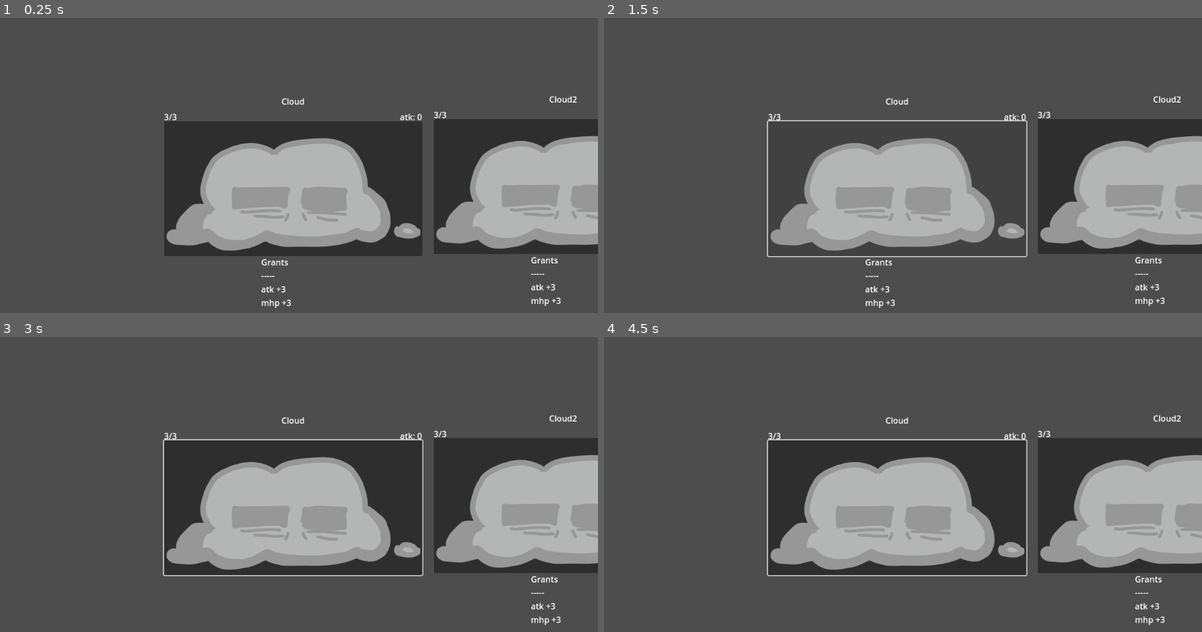
Above: before the commit, frames 1-4 (two rows, left to right).
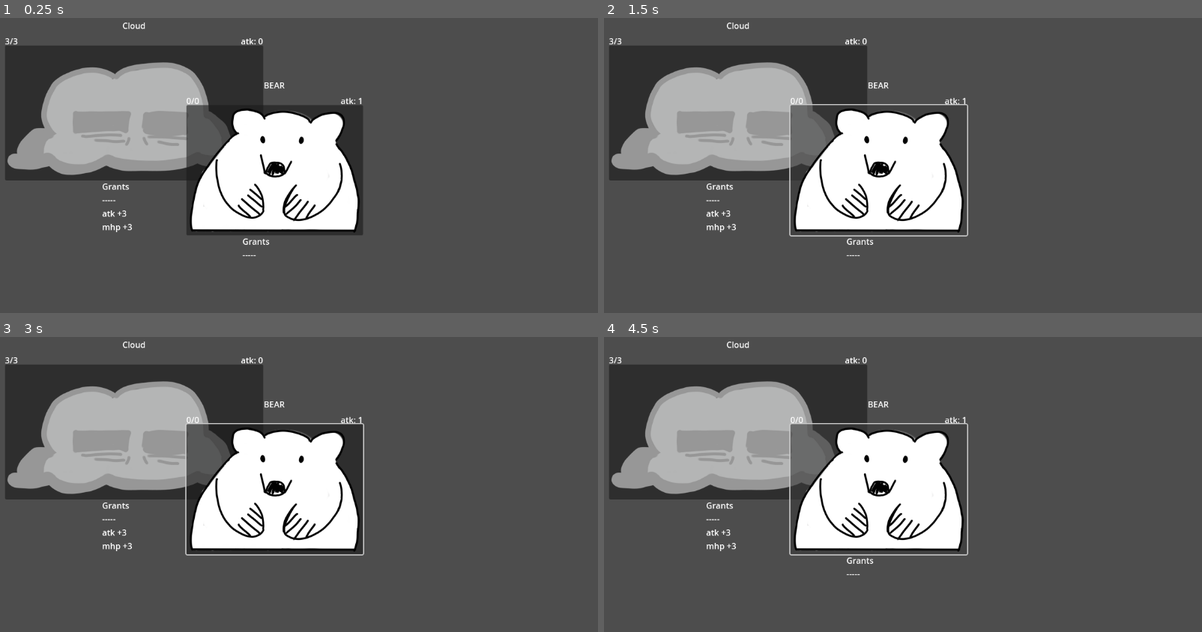
Above: after the commit, the same moments.

Repository: alex-mike-mark-again/godot-combat
Game: Godot game, scene res://troops/stage1.tscn
The game is run twice, just before and just after one commit, with the same random seed, the same clock (stepped at 60 frames per second) and the same inputs. This scene is started directly instead of the project's main scene. The engine's default icon, where the game draws it, is replaced by a stand-in: a white triangle on a blue panel in a dark square.
Inputs (mouse positions are in pixels of both pictures, inside the frame that each line leads up to):
- Up to frame 1 (0.25 s): no input
- Up to frame 2 (1.5 s): click (897, 189) at 0.52 s; click (897, 189) at 1.27 s
- Up to frame 3 (3 s): click (293, 508) at 2.02 s; tap Enter at 2.75 s; move the mouse to (430, 487) at 2.77 s
- Up to frame 4 (4.5 s): tap Space at 3.5 s; move the mouse to (783, 522) at 3.52 s; tap Enter at 4.25 s; move the mouse to (962, 431) at 4.27 s

The runs differ from the first frame. In frame 1, 49% of the frame differs, in the area x 0-100%, y 1-99%; in frame 2, 44%; in frame 3, 49%, in the area x 0-100%, y 1-98%; in frame 4, 49%.

Commit message:
Adds bear hooray.

Diff:
--- /dev/null
+++ b/enemies/bear.tscn
@@ -0,0 +1,15 @@
+[gd_scene load_steps=3 format=3 uid="uid://cmdgrah616k3l"]
+
+[ext_resource type="PackedScene" uid="uid://d15w3qccq2gc8" path="res://enemies/enemy.tscn" id="1_82tqm"]
+[ext_resource type="Texture2D" uid="uid://ck7xxlvcrmnqv" path="res://sprites/bear.png" id="2_efbue"]
+
+[node name="BEAR" instance=ExtResource("1_82tqm")]
+
+[node name="Labels" parent="." index="1"]
+offset_right = 340.0
+offset_bottom = 231.0
+
+[node name="Selector" parent="." index="2"]
+offset_right = 340.0
+offset_bottom = 251.0
+icon = ExtResource("2_efbue")
--- a/troops/stage1.tscn
+++ b/troops/stage1.tscn
@@ -1,7 +1,8 @@
-[gd_scene load_steps=3 format=3 uid="uid://bfa7mhlmpbqe0"]
+[gd_scene load_steps=4 format=3 uid="uid://bfa7mhlmpbqe0"]
 
 [ext_resource type="Script" path="res://troops/troop.gd" id="1_kfjx4"]
 [ext_resource type="PackedScene" uid="uid://c1wgu6c3s50od" path="res://enemies/cloud.tscn" id="2_52543"]
+[ext_resource type="PackedScene" uid="uid://cmdgrah616k3l" path="res://enemies/bear.tscn" id="3_ffwvb"]
 
 [node name="stage1" type="Control"]
 layout_mode = 3
@@ -9,13 +10,13 @@
 script = ExtResource("1_kfjx4")
 
 [node name="Cloud" parent="." instance=ExtResource("2_52543")]
-offset_left = 317.0
-offset_top = 199.0
-offset_right = 317.0
-offset_bottom = 199.0
+offset_left = 11.0
+offset_top = 53.0
+offset_right = 11.0
+offset_bottom = 53.0
 
-[node name="Cloud2" parent="." instance=ExtResource("2_52543")]
-offset_left = 836.0
-offset_top = 195.0
-offset_right = 836.0
-offset_bottom = 195.0
+[node name="BEAR" parent="." instance=ExtResource("3_ffwvb")]
+offset_left = 360.0
+offset_top = 168.0
+offset_right = 360.0
+offset_bottom = 168.0
